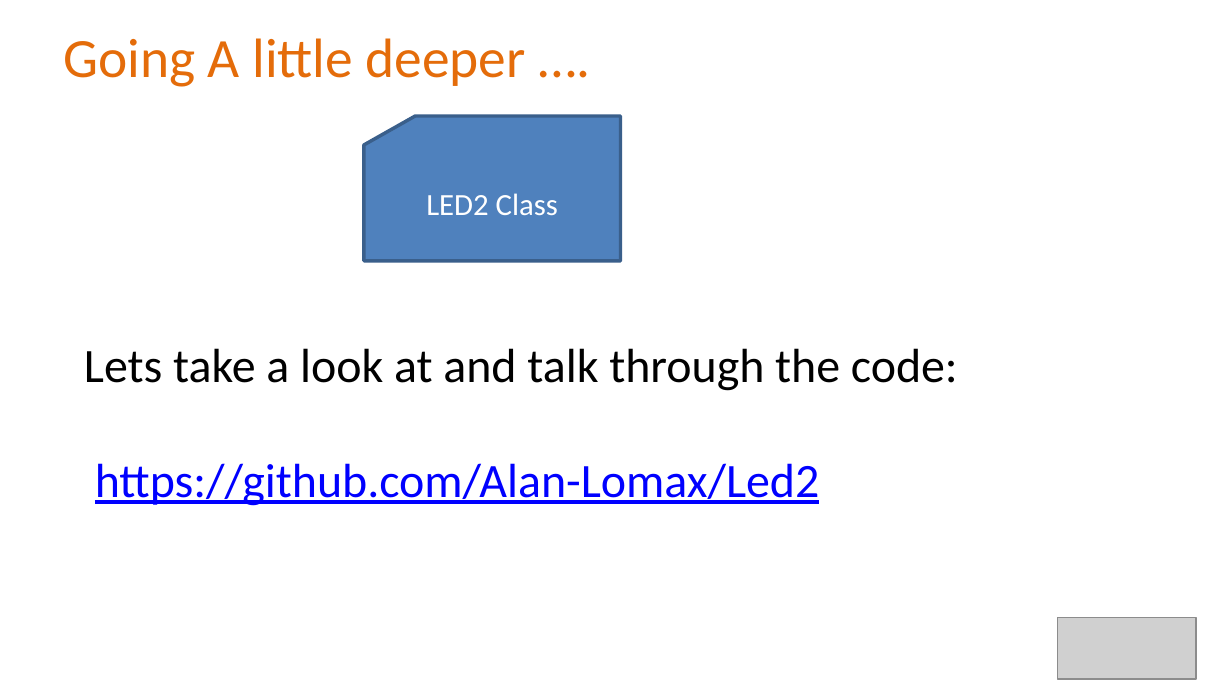
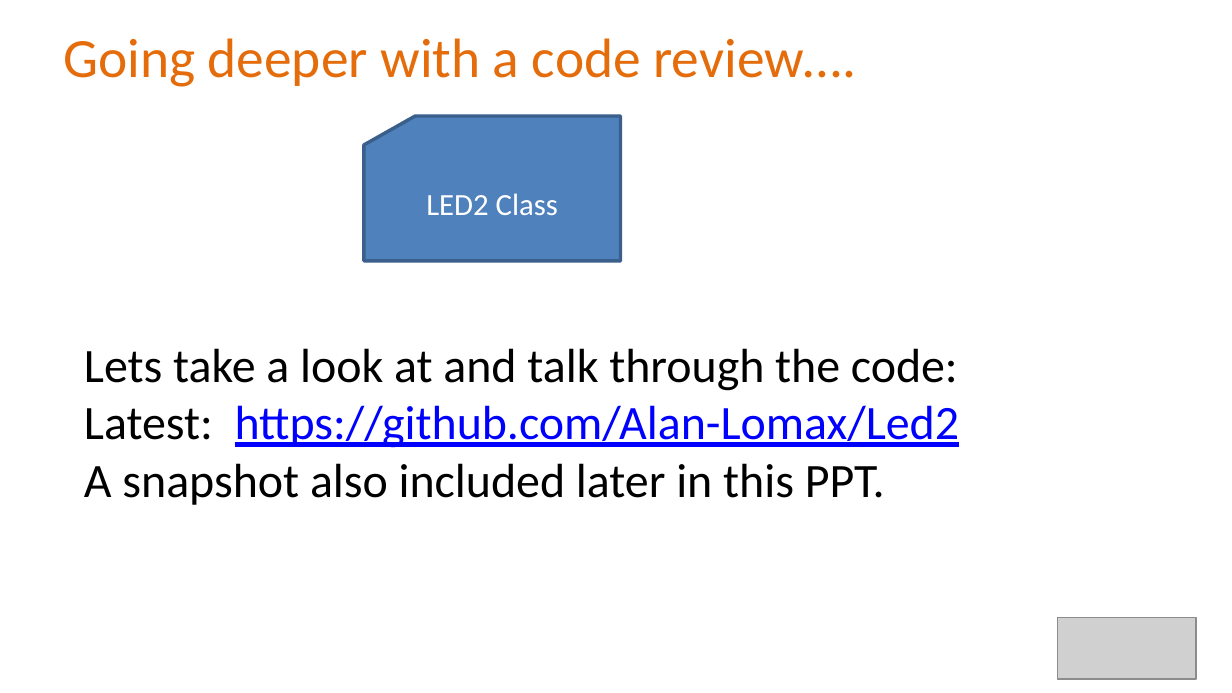
Before and after one commit to Alan-Lomax/MERG-SIG-Presentations, a slide deck: slide 15 of Part 4 - Introduction to Class Programming.pptx (slide 14 before the commit). Drawn at 1232x693 pixels with LibreOffice and Linux fonts; fonts in the diff are those of the drawing; grey boxes stand for pictures; background and template pictures are left out. Boxes give left, top, right and bottom in pixels: in the first picture for what was removed or moved away, otherwise in the second. Text is boxed around its words. In the diff, an @@ line names an element or a change of style, - is before the commit and + after.

```diff
--- a/Part 4 - Introduction to Class Programming.pptx
+++ b/Part 4 - Introduction to Class Programming.pptx
@@ title at (x1=63, y1=38, x2=856, y2=87): text changed @@
-Going A little deeper ….
+Going deeper with a code review….
@@ text at (x1=84, y1=405, x2=960, y2=505): text changed; text colour #0000FF to #000000 @@
-https://github.com/Alan-Lomax/Led2
+Latest: https://github.com/Alan-Lomax/Led2
+A snapshot also included later in this PPT.
```
Also in this commit, not shown: 10 other slides changed, 5 slides added.
